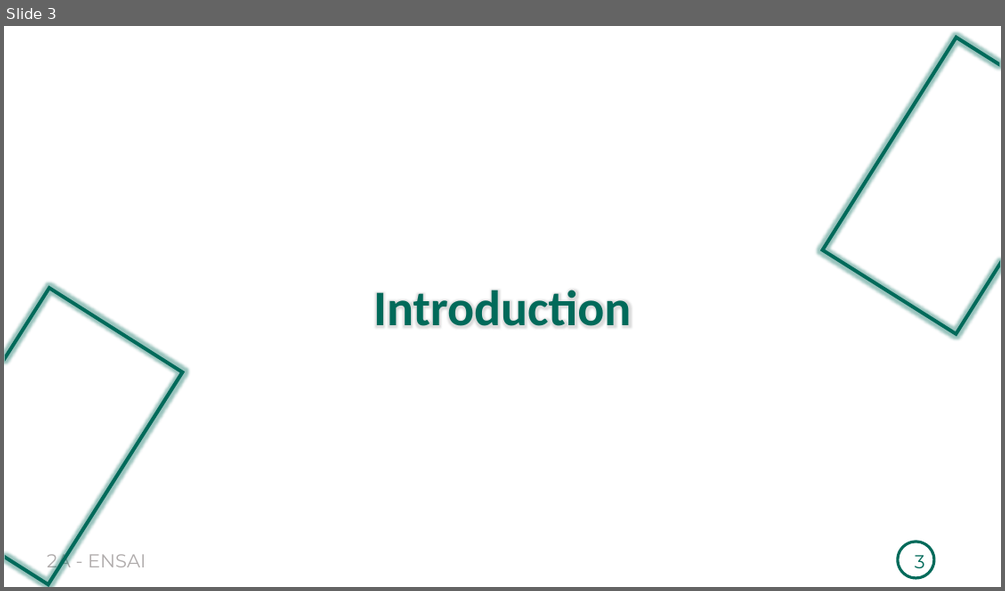
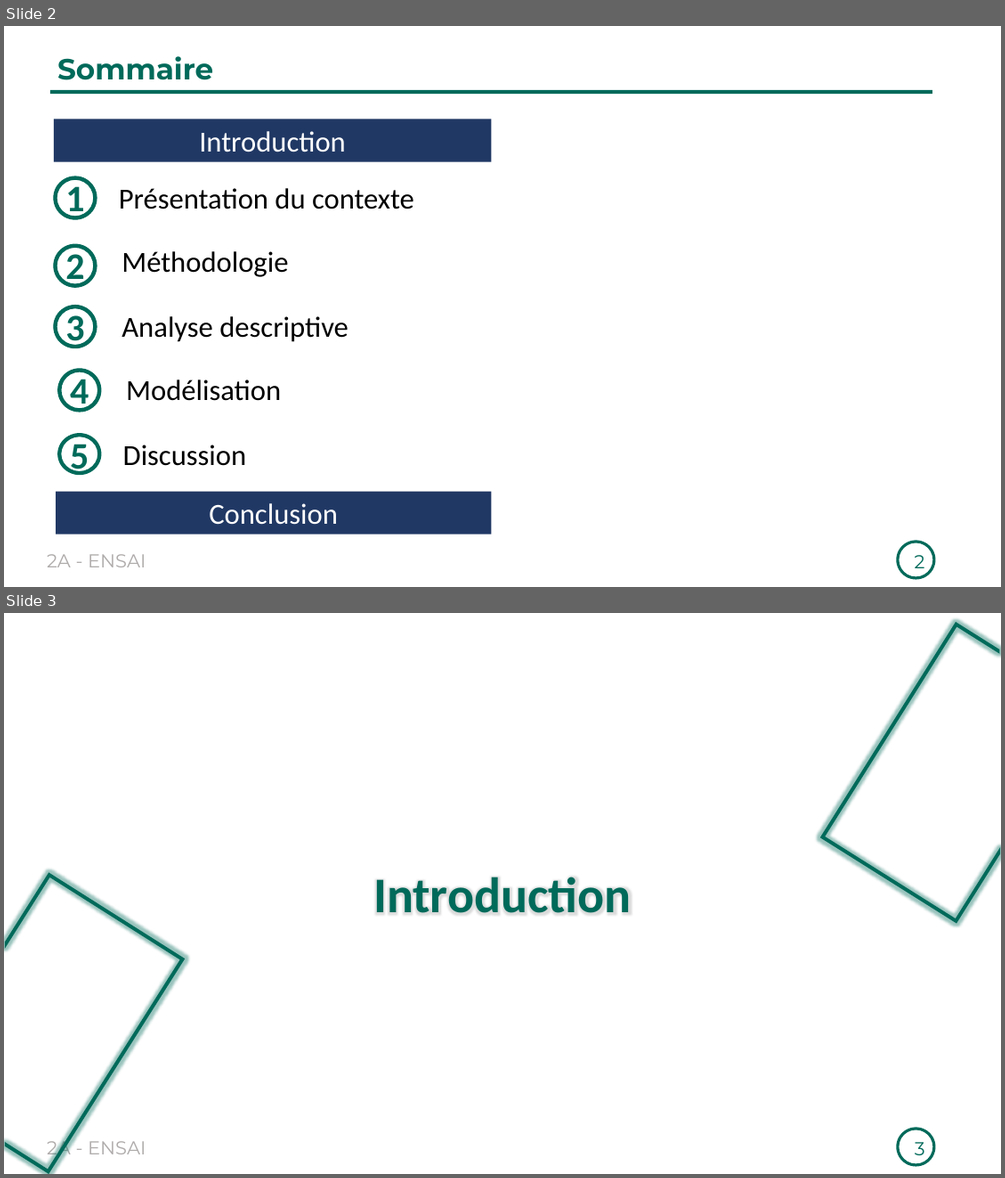
Before and after one commit to Richard-GOZAN/Projet-Stat-2A-Ensai, a slide deck: Présentation/Soutenance_Groupe25.pptx. Shown one above the other, each under a label of ours: slide 3 before the commit, slides 2 and 3 after it. The pictures are 1005x591 and 1005x1178 pixels, drawn with LibreOffice and Linux fonts; fonts in the diff are those of the drawing. Boxes give left, top, right and bottom in pixels: in the first picture for what was removed or moved away, otherwise in the second. Text is boxed around its words. In the diff, an @@ line names an element or a change of style, - is before the commit and + after.

Commit message:
Ajout sommaire et quelques images

```diff
--- a/Présentation/Soutenance_Groupe25.pptx
+++ b/Présentation/Soutenance_Groupe25.pptx
@@ slide 2 added at bbox=[4, 26, 1001, 587], background #FFFFFF; not listed: 2 template elements that a slide beside it also shows @@
@@ text added at bbox=[57, 56, 213, 80], 28 pt, text #006A5A, bold @@
+Sommaire
@@ rectangle added at bbox=[50, 90, 933, 94], fill #006A5A @@
@@ rectangle added at bbox=[54, 119, 492, 161], fill #203864, 28 pt, text #FFFFFF @@
+Introduction
@@ donut added at bbox=[54, 176, 97, 219], fill #006A5A, outline #006A5A 1 pt @@
@@ text added at bbox=[65, 181, 84, 220], 36 pt, text #006A5A, bold @@
+1
@@ text added at bbox=[119, 188, 414, 209], 28 pt, text #000000 @@
+Présentation du contexte
@@ donut added at bbox=[54, 244, 97, 287], fill #006A5A, outline #006A5A 1 pt @@
@@ text added at bbox=[65, 248, 84, 288], 36 pt, text #006A5A, bold @@
+2
@@ text added at bbox=[121, 251, 288, 277], 28 pt, text #000000 @@
+Méthodologie
@@ donut added at bbox=[54, 305, 97, 347], fill #006A5A, outline #006A5A 1 pt @@
@@ text added at bbox=[65, 309, 84, 348], 36 pt, text #006A5A, bold @@
+3
@@ text added at bbox=[121, 316, 348, 342], 28 pt, text #000000 @@
+Analyse descriptive
@@ donut added at bbox=[57, 369, 100, 411], fill #006A5A, outline #006A5A 1 pt @@
@@ text added at bbox=[70, 373, 89, 412], 36 pt, text #006A5A, bold @@
+4
@@ text added at bbox=[126, 379, 281, 401], 28 pt, text #000000 @@
+Modélisation
@@ donut added at bbox=[57, 434, 100, 475], fill #006A5A, outline #006A5A 1 pt @@
@@ text added at bbox=[70, 438, 89, 475], 36 pt, text #006A5A, bold @@
+5
@@ text added at bbox=[123, 444, 247, 466], 28 pt, text #000000 @@
+Discussion
@@ rectangle added at bbox=[56, 491, 491, 534], fill #203864, 28 pt, text #FFFFFF @@
+Conclusion
@@ page number added at bbox=[914, 555, 925, 568], 18 pt, text #006A5A @@
+2
```
Also in this commit, not shown: 10 slides changed, 3 other slides added, 3 slides removed, 1 other file.
